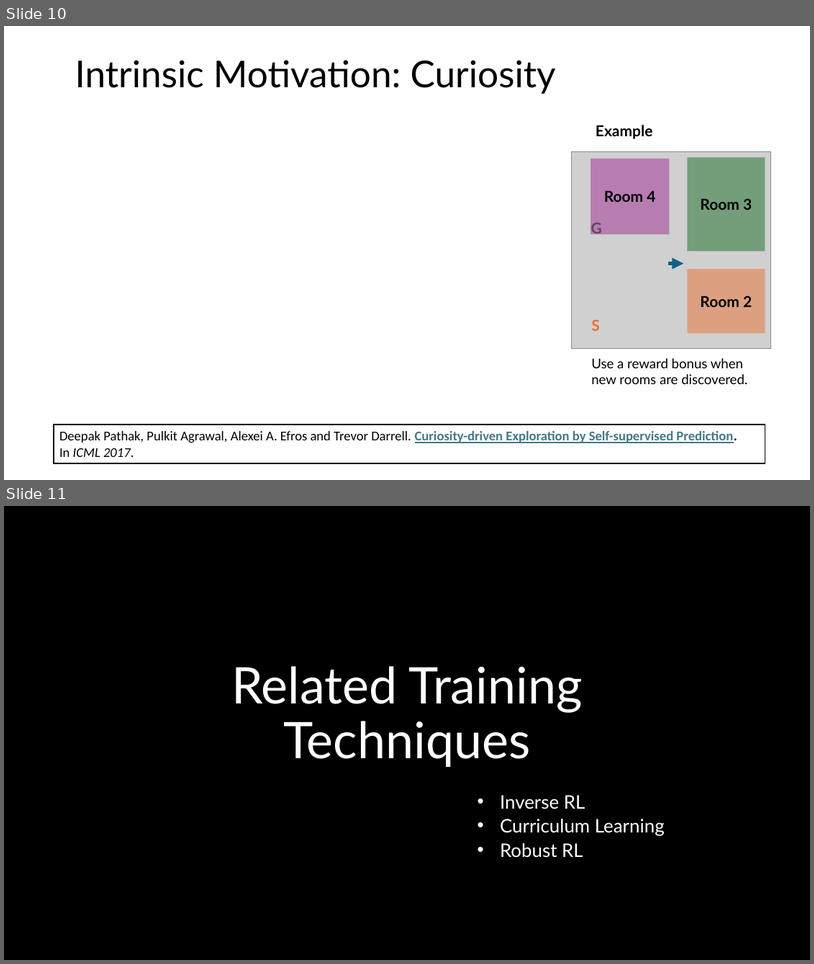
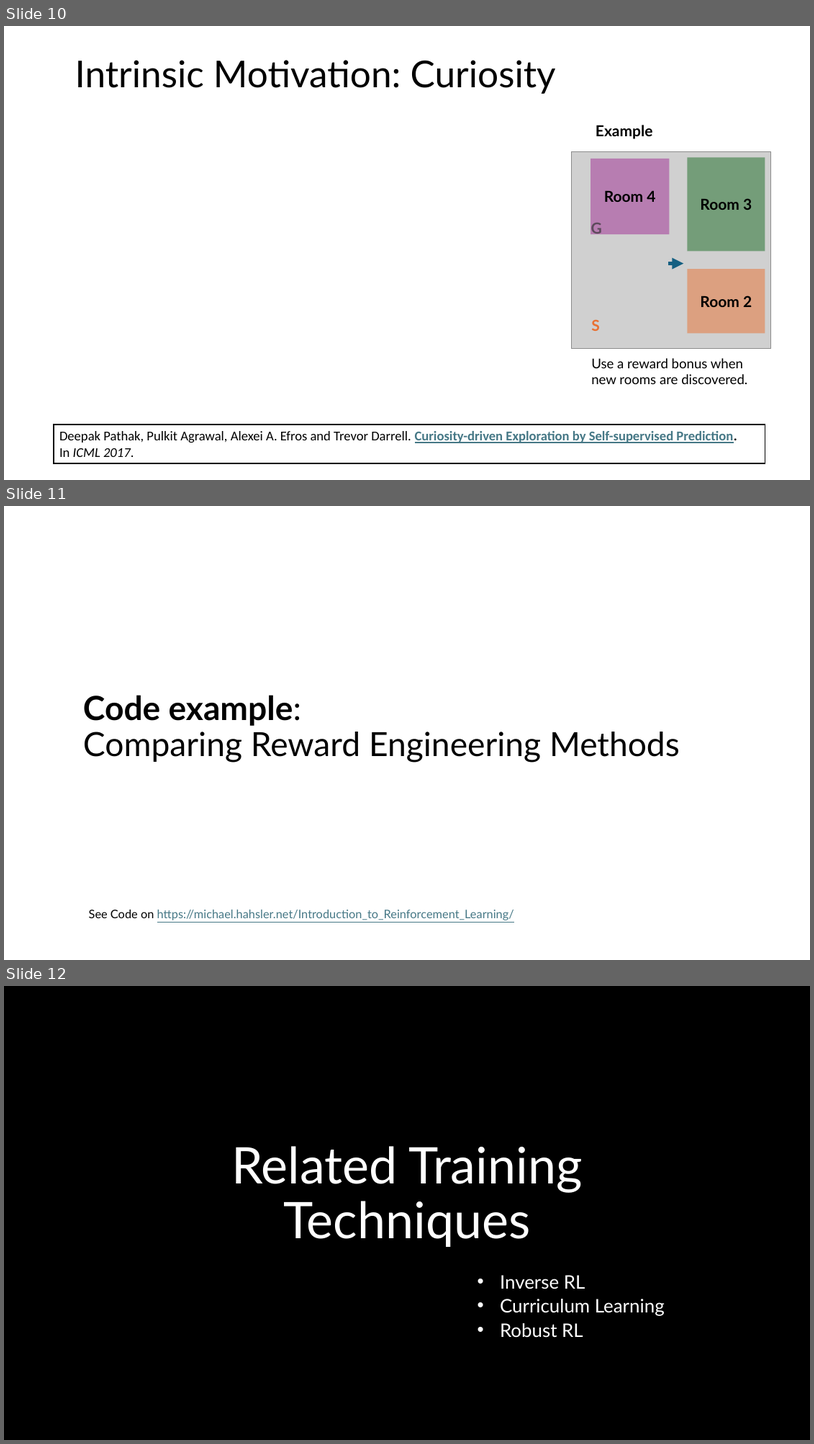
Before and after one commit to mhahsler/Introduction_to_Reinforcement_Learning, a slide deck: slides/Lecture_Reward_Engineering.pptx. Shown one above the other, each under a label of ours: slides 10 and 11 before the commit, slides 10, 11 and 12 after it. The pictures are 814x964 and 814x1444 pixels, drawn with LibreOffice and Linux fonts; fonts in the diff are those of the drawing; grey boxes stand for pictures; background and template pictures are left out. Boxes give left, top, right and bottom in pixels: in the first picture for what was removed or moved away, otherwise in the second. Text is boxed around its words. In the diff, an @@ line names an element or a change of style, - is before the commit and + after.

Commit message:
Added code example slides.

```diff
--- a/slides/Lecture_Reward_Engineering.pptx
+++ b/slides/Lecture_Reward_Engineering.pptx
@@ slide 11 added at bbox=[4, 506, 810, 960], background #FFFFFF @@
@@ title added at bbox=[83, 695, 680, 762], 39.6 pt, text #000000 @@
+Code example:
+Comparing Reward Engineering Methods
@@ text added at bbox=[89, 909, 514, 920], 14 pt, text #467886, underline @@
+See Code on https://michael.hahsler.net/Introduction_to_Reinforcement_Learning/
@@ what was slide 11 is now slide 12 @@
```
Also in this commit, not shown: 20 other files.
